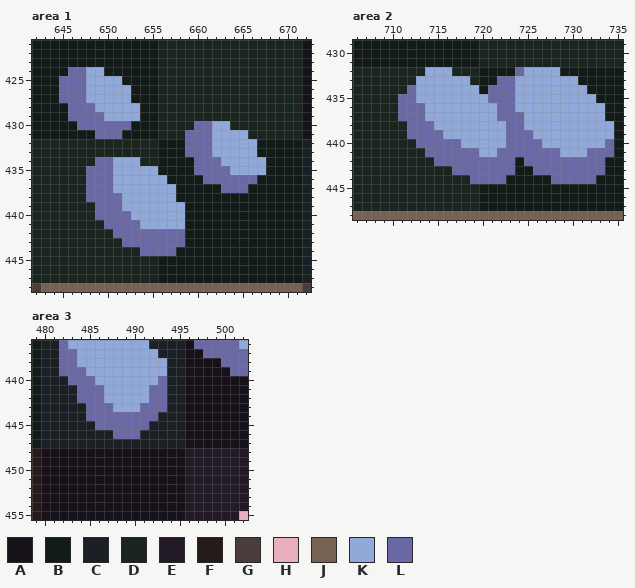
File history of a pixel-art file, assets/sprites/atlas/env.ase. This is how it looked before the edit.
736x736 pixels, 1 frame. Colours within 5 levels of each other are drawn and written as one. Shown: area 1: x 642..672, y 421..448; area 2: x 706..735, y 429..448; area 3: x 479..502, y 436..455. The commit also changed other parts of the picture, which this record leaves out.
Visible layers, top first: "boulders", "env", "bg".
Palette (. is transparent): A #171219  B #131b18  C #1b2025  D #1b251f  E #221b25  F #251b1b  G #4a3d3c  H #e9afbc  J #776153  K #91a9d9  L #6b69a5
Pixels before, area 1, first column x 642:
421 BBBBBBBBBBBBBBDDDDDDDDDDDDDDDDA
422 BBBBBBBBBBBBBBDDDDDDDDDDDDDDDDA
423 BBBBBBBBBBBBBBDDDDDDDDDDDDDDDDA
424 BBBBLLKKBBBBBBDDDDDDDDDDDDDDDDA
425 BBBLLLKKKKBBBBDDDDDDDDDDDDDDDDA
426 BBBLLLKKKKKBBBDDDDDDDDDDDDDDDDA
427 BBBLLLKKKKKBBBDDDDDDDDDDDDDDDDA
428 BBBBLLLKKKKKBBDDDDDDDDDDDDDDDDA
429 BBBBLLLLKKKKBBDDDDDDDDDDDDDDDDA
430 BBBBBLLLLLLBBBDDDDLLKKDDDDDDDDA
431 BBBBBBBLLLBBBBDDDLLLKKKKDDDDDDA
432 DDDDDDDDDDDDDDBBBLLLKKKKKBBBBBC
433 DDDDDDDDDDDDDDBBBLLLKKKKKBBBBBC
434 DDDDDDDLLKKKDDBBBBLLLKKKKKBBBBC
435 DDDDDDLLLKKKKKBBBBLLLLKKKKBBBBC
436 DDDDDDLLLKKKKKKBBBBLLLLLLBBBBBC
437 DDDDDDLLLKKKKKKKBBBBBLLLBBBBBBC
438 DDDDDDLLLLKKKKKKBBBBBBBBBBBBBBC
439 DDDDDDDLLLKKKKKKKBBBBBBBBBBBBBC
440 DDDDDDDLLLLKKKKKKBBBBBBBBBBBBBC
441 DDDDDDDDLLLLKKKKKBBBBBBBBBBBBBC
442 DDDDDDDDDLLLLLLLLBBBBBBBBBBBBBC
443 DDDDDDDDDDLLLLLLLBBBBBBBBBBBBBC
444 DDDDDDDDDDDDLLLLBBBBBBBBBBBBBBC
445 DDDDDDDDDDDDDDBBBBBBBBBBBBBBBBC
446 DDDDDDDDDDDDDDBBBBBBBBBBBBBBBBC
447 DDDDDDDDDDDDDDBBBBBBBBBBBBBBBBC
448 GJJJJJJJJJJJJJJJJJJJJJJJJJJJJJG
Pixels before, area 2, first column x 706:
429 BBBBBBBBBBBBBBDDDDDDDDDDDDDDDD
430 BBBBBBBBBBBBBBDDDDDDDDDDDDDDDD
431 BBBBBBBBBBBBBBDDDDDDDDDDDDDDDD
432 DDDDDDDDKKKDDDBBBBLKKKKBBBBBBB
433 DDDDDDDKKKKKKDBBLLKKKKKKKBBBBB
434 DDDDDDLKKKKKKKBLLLKKKKKKKKBBBB
435 DDDDDLLKKKKKKKKLLLKKKKKKKKKBBB
436 DDDDDLLLKKKKKKKKLLKKKKKKKKKKBB
437 DDDDDLLLKKKKKKKKLLLKKKKKKKKKBB
438 DDDDDDLLLKKKKKKKKLLKKKKKKKKKKB
439 DDDDDDLLLLKKKKKKKLLLKKKKKKKKKB
440 DDDDDDDLLLLLKKKKKLLLLKKKKKKKLB
441 DDDDDDDDLLLLLLKKLLLLLLLKKKLLLB
442 DDDDDDDDDLLLLLLLLLBLLLLLLLLLBB
443 DDDDDDDDDDDLLLLLLLBBLLLLLLLLBB
444 DDDDDDDDDDDDDLLLLBBBBBLLLLLBBB
445 DDDDDDDDDDDDDDBBBBBBBBBBBBBBBB
446 DDDDDDDDDDDDDDBBBBBBBBBBBBBBBB
447 DDDDDDDDDDDDDDBBBBBBBBBBBBBBBB
448 JJJJJJJJJJJJJJJJJJJJJJJJJJJJJJ
Pixels before, area 3, first column x 479:
436 BCCLKKKKKKKKKCCCCALLLLLK
437 BCCLLKKKKKKKKKCCCAALLLLL
438 BCCLLKKKKKKKKKKCCAAAALLL
439 BCCLLLKKKKKKKKKCCAAAAALL
440 BCCCLLLKKKKKKKLCCAAAAAAA
441 BCCCCLLLKKKKKLLCCAAAAAAA
442 BCCCCLLLKKKKKLLCCAAAAAAA
443 BCCCCCLLLKKKLLLCCAAAAAAA
444 BCCCCCLLLLLLLLCCCAAAAAAA
445 BCCCCCCLLLLLLCCCCAAAAAAA
446 BCCCCCCCCLLLCCCCCAAAAAAA
447 BCCCCCCCCCCCCCCCCAAAAAAA
448 FAAAAAAAAAAAAAAAAEEEEEEE
449 FAAAAAAAAAAAAAAAAEEEEEEE
450 FAAAAAAAAAAAAAAAAEEEEEEE
451 FAAAAAAAAAAAAAAAAEEEEEEE
452 FAAAAAAAAAAAAAAAAEEEEEEE
453 FAAAAAAAAAAAAAAAAEEEEEEE
454 FAAAAAAAAAAAAAAAAEEEEEEE
455 FAAAAAAAAAAAAAAAAEEEEEEH
And afterwards:
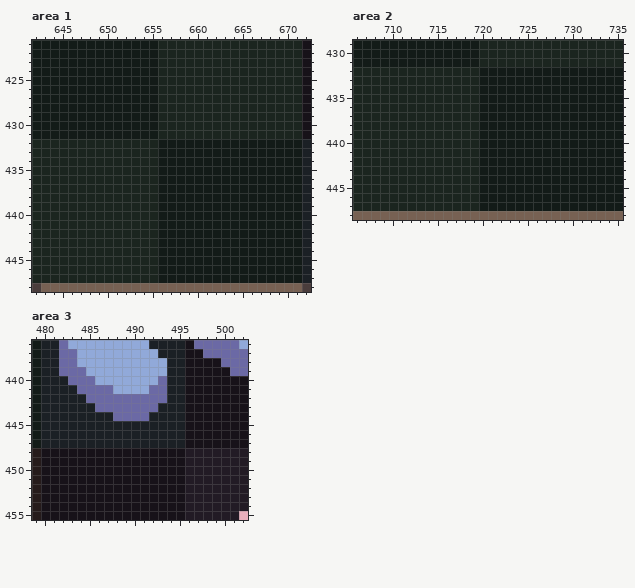
Change:
Area 1, layer "env":
y 424: x 646..649 LLKK -> BBBB
y 425: x 645..651 LLLKKKK -> BBBBBBB
y 426..427: x 645..652 LLLKKKKK -> BBBBBBBB
y 428: x 646..653 LLLKKKKK -> BBBBBBBB
y 429: x 646..653 LLLLKKKK -> BBBBBBBB
y 430: x 647..652 LLLLLL -> BBBBBB; x 660..663 LLKK -> DDDD
y 431: x 649..651 LLL -> BBB; x 659..665 LLLKKKK -> DDDDDDD
y 432..433: x 659..666 LLLKKKKK -> BBBBBBBB
y 434: x 649..653 LLKKK -> DDDDD; x 660..667 LLLKKKKK -> BBBBBBBB
y 435: x 648..655 LLLKKKKK -> DDDDDDDD; x 660..667 LLLLKKKK -> BBBBBBBB
y 436: x 648..656 LLLKKKKKK -> DDDDDDDDB; x 661..666 LLLLLL -> BBBBBB
y 437: x 648..657 LLLKKKKKKK -> DDDDDDDDBB; x 663..665 LLL -> BBB
y 438: x 648..657 LLLLKKKKKK -> DDDDDDDDBB
y 439: x 649..658 LLLKKKKKKK -> DDDDDDDBBB
y 440: x 649..658 LLLLKKKKKK -> DDDDDDDBBB
y 441: x 650..658 LLLLKKKKK -> DDDDDDBBB
y 442: x 651..658 LLLLLLLL -> DDDDDBBB
y 443: x 652..658 LLLLLLL -> DDDDBBB
y 444: x 654..657 LLLL -> DDBB
Area 2, layer "env":
y 432: x 714..716 KKK -> DDD; x 724..728 LKKKK -> BBBBB
y 433: x 713..718 KKKKKK -> DDDDDD; x 722..730 LLKKKKKKK -> BBBBBBBBB
y 434: x 712..719 LKKKKKKK -> DDDDDDDD; x 721..731 LLLKKKKKKKK -> BBBBBBBBBBB
y 435: x 711..732 LLKKKKKKKKLLLKKKKKKKKK -> DDDDDDDDDBBBBBBBBBBBBB
y 436: x 711..733 LLLKKKKKKKKLLKKKKKKKKKK -> DDDDDDDDDBBBBBBBBBBBBBB
y 437: x 711..733 LLLKKKKKKKKLLLKKKKKKKKK -> DDDDDDDDDBBBBBBBBBBBBBB
y 438: x 712..734 LLLKKKKKKKKLLKKKKKKKKKK -> DDDDDDDDBBBBBBBBBBBBBBB
y 439: x 712..734 LLLLKKKKKKKLLLKKKKKKKKK -> DDDDDDDDBBBBBBBBBBBBBBB
y 440: x 713..734 LLLLLKKKKKLLLLKKKKKKKL -> DDDDDDDBBBBBBBBBBBBBBB
y 441: x 714..734 LLLLLLKKLLLLLLLKKKLLL -> DDDDDDBBBBBBBBBBBBBBB
y 442: x 715..723 LLLLLLLLL -> DDDDDBBBB; x 725..733 LLLLLLLLL -> BBBBBBBBB
y 443: x 717..723 LLLLLLL -> DDDBBBB; x 726..733 LLLLLLLL -> BBBBBBBB
y 444: x 719..722 LLLL -> DBBB; x 728..732 LLLLL -> BBBBB
Area 3, layer "env":
y 441: x 487 K -> L
y 442: x 484 L -> C; x 487..491 KKKKK -> LLLLL
y 443: x 485 L -> C; x 488..490 KKK -> LLL; x 493 L -> C
y 444: x 485..487 LLL -> CCC; x 492 L -> C
y 445: x 486..491 LLLLLL -> CCCCCC
y 446: x 488..490 LLL -> CCC
